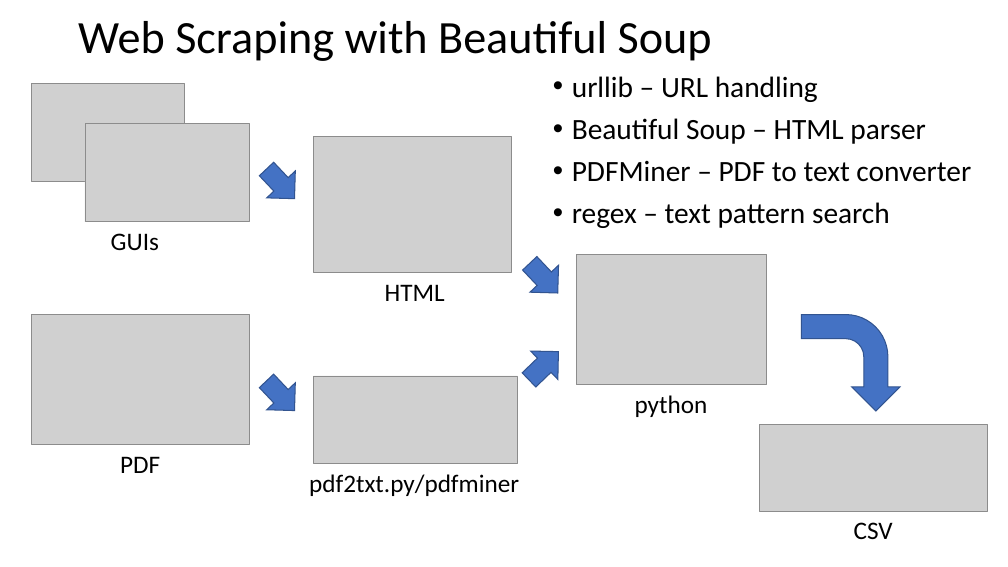
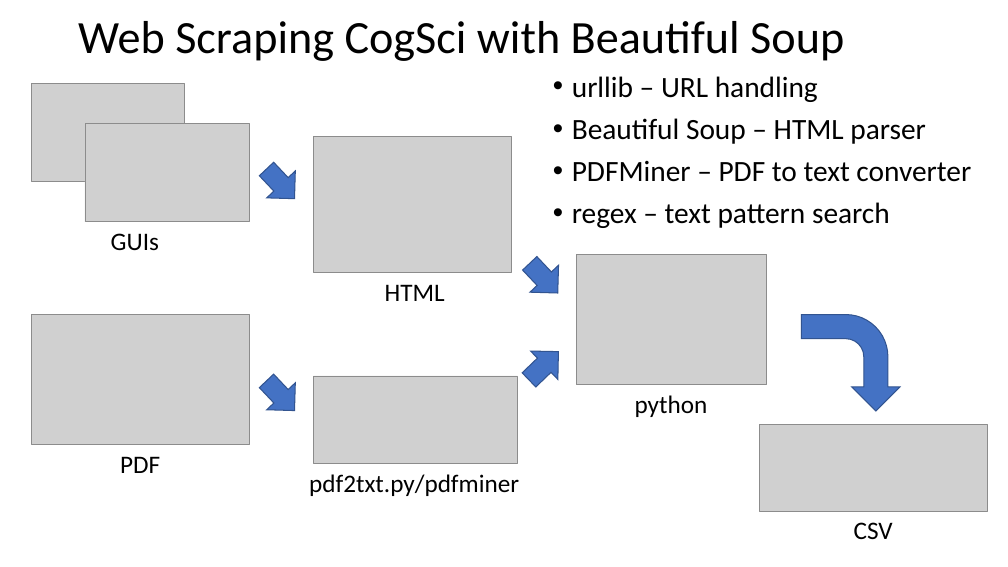
Before and after one commit to la-oey/beautifulsoup4tutorial, a slide deck: slide 8 of webscraping_5_29_2019.pptx (slide 7 before the commit). Drawn at 1008x567 pixels with LibreOffice and Linux fonts; fonts in the diff are those of the drawing; grey boxes stand for pictures. Boxes give left, top, right and bottom in pixels: in the first picture for what was removed or moved away, otherwise in the second. Text is boxed around its words. In the diff, an @@ line names an element or a change of style, - is before the commit and + after.

```diff
--- a/webscraping_5_29_2019.pptx
+++ b/webscraping_5_29_2019.pptx
@@ title at [78,21,844,61]: text changed @@
-Web Scraping with Beautiful Soup
+Web Scraping CogSci with Beautiful Soup
```
Also in this commit, not shown: 5 other slides changed, 3 slides added, 1 slide removed.
